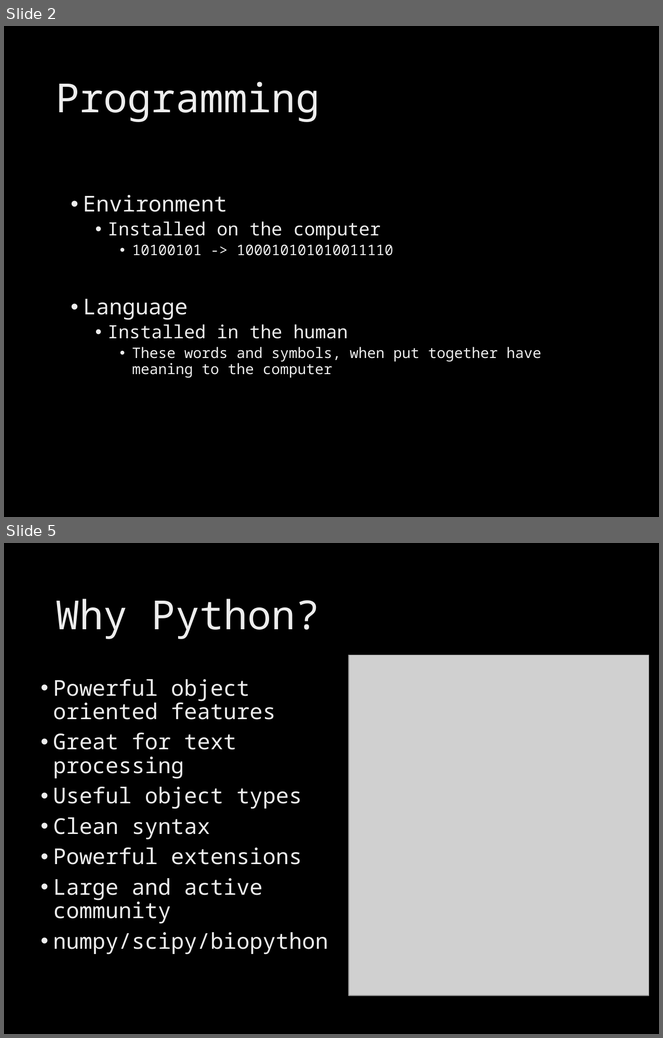
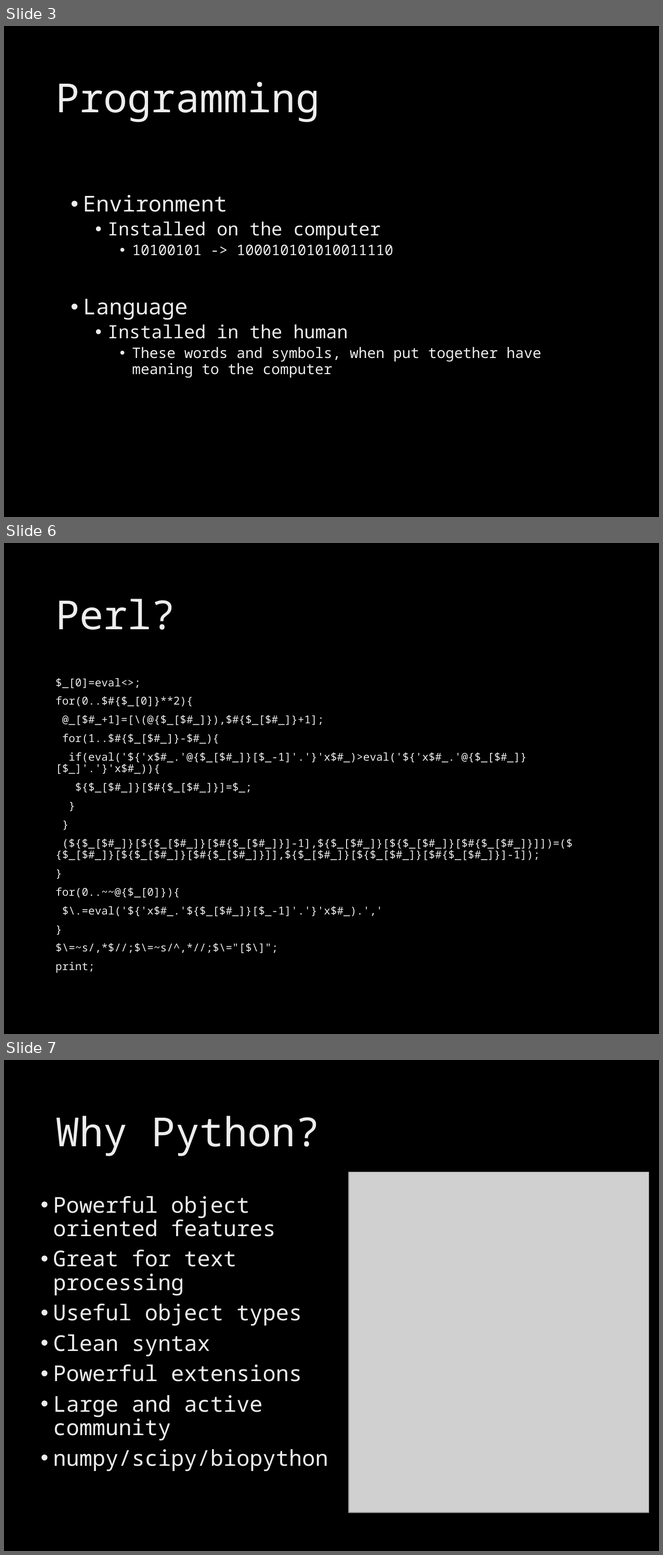
Before and after one commit to brevans/MPS_Workshop, a slide deck: presentations/intro python.pptx. Shown one above the other, each under a label of ours: slides 2 and 5 before the commit, slides 3, 6 and 7 after it; the slides between them are not shown. The pictures are 663x1038 and 663x1555 pixels, drawn with LibreOffice and Linux fonts; fonts in the diff are those of the drawing; grey boxes stand for pictures; background and template pictures are left out. Boxes give left, top, right and bottom in pixels: in the first picture for what was removed or moved away, otherwise in the second. Text is boxed around its words. In the diff, an @@ line names an element or a change of style, - is before the commit and + after.

```diff
--- a/presentations/intro python.pptx
+++ b/presentations/intro python.pptx
@@ slide 6 added at (x1=4, y1=543, x2=659, y2=1034), background picture (left out) @@
@@ title added at (x1=55, y1=599, x2=176, y2=630), 44 pt, text gradient #DEDEDE to #EDEDED to #FFFFFF @@
+Perl?
@@ text added at (x1=55, y1=678, x2=573, y2=973), 12 pt, text gradient #DEDEDE to #EDEDED to #FFFFFF @@
+$_[0]=eval<>;
+for(0..$#{$_[0]}**2){
+@_[$#_+1]=[\(@{$_[$#_]}),$#{$_[$#_]}+1];
+for(1..$#{$_[$#_]}-$#_){
+if(eval('${'x$#_.'@{$_[$#_]}[$_-1]'.'}'x$#_)>eval('${'x$#_.'@{$_[$#_]}[$_]'.'}'x$#_)){
+${$_[$#_]}[$#{$_[$#_]}]=$_;
+}
+}
+(${$_[$#_]}[${$_[$#_]}[$#{$_[$#_]}]-1],${$_[$#_]}[${$_[$#_]}[$#{$_[$#_]}]])=(${$_[$#_]}[${$_[$#_]}[$#{$_[$#_]}]],${$_[$#_]}[${$_[$#_]}[$#{$_[$#_]}]-1]);
+}
+for(0..~~@{$_[0]}){
+$\.=eval('${'x$#_.'${$_[$#_]}[$_-1]'.'}'x$#_).','
+}
+$\=~s/,*$//;$\=~s/^,*//;$\="[$\]";
+print;
@@ what was slide 2 is now slide 3 @@
@@ what was slide 5 is now slide 7 @@
```
Also in this commit, not shown: 7 slides changed, 2 other slides added.
